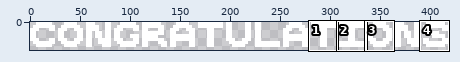
Sprite sheet: OppeSeint_Unity/OppeSeintProject/Assets/Art/CongratsText.png. The picture above shows the old version from afar; the outline marks the close-up.
Close-up. Before the commit:
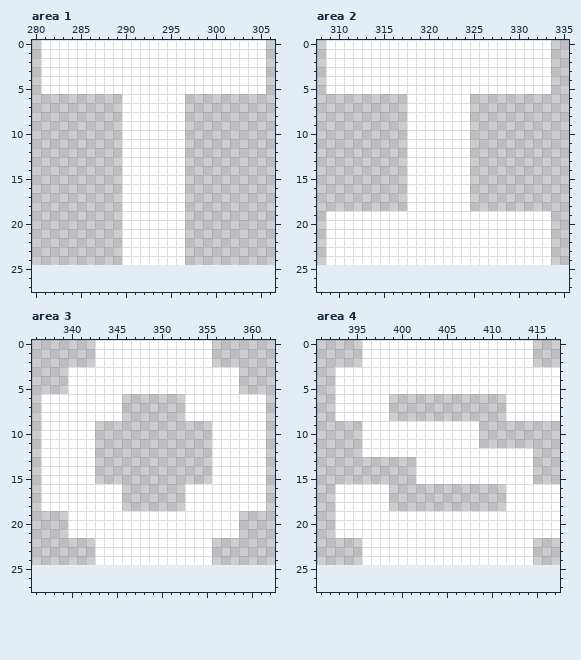
The file is 418x25 pixels. Shown: area 1: x 280..306, y 0..27; area 2: x 308..335, y 0..27; area 3: x 336..362, y 0..27; area 4: x 391..417, y 0..27. The old version is drawn lined up with the new one, on the new canvas. The commit also changed other parts of the picture, which this record leaves out.
Now the later version:
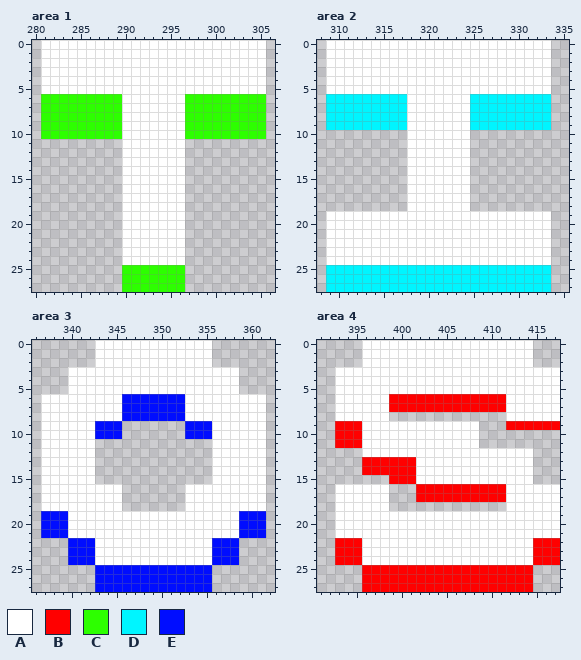
Palette (. is transparent): A #ffffff  B #ff0000  C #2dff00  D #00f5ff  E #000dff
Difference:
canvas 418x25 -> 418x28
Changed rows in their new state; - is an unchanged pixel.
Area 1:
first column x 281:
 6 CCCCCCCCC-------CCCCCCCCC
 7 CCCCCCCCC-------CCCCCCCCC
 8 CCCCCCCCC-------CCCCCCCCC
 9 CCCCCCCCC-------CCCCCCCCC
10 CCCCCCCCC-------CCCCCCCCC
first column x 290:
25 CCCCCCC
26 CCCCCCC
27 CCCCCCC
Area 2:
first column x 309:
 6 DDDDDDDDD-------DDDDDDDDD
 7 DDDDDDDDD-------DDDDDDDDD
 8 DDDDDDDDD-------DDDDDDDDD
 9 DDDDDDDDD-------DDDDDDDDD
first column x 309:
25 DDDDDDDDDDDDDDDDDDDDDDDDD
26 DDDDDDDDDDDDDDDDDDDDDDDDD
27 DDDDDDDDDDDDDDDDDDDDDDDDD
Area 3:
first column x 343:
 6 ---EEEEEEE---
 7 ---EEEEEEE---
 8 ---EEEEEEE---
 9 EEE-------EEE
10 EEE-------EEE
first column x 337:
19 EEE-------------------EEE
20 EEE-------------------EEE
21 EEE-------------------EEE
22 ---EEE-------------EEE---
23 ---EEE-------------EEE---
24 ---EEE-------------EEE---
25 ------EEEEEEEEEEEEE------
26 ------EEEEEEEEEEEEE------
27 ------EEEEEEEEEEEEE------
Area 4:
first column x 393:
 6 ------BBBBBBBBBBBBB------
 7 ------BBBBBBBBBBBBB------
 9 BBB----------------BBBBBB
10 BBB----------------------
11 BBB----------------------
13 ---BBBBBB----------------
14 ---BBBBBB----------------
15 ------BBB----------------
16 ---------BBBBBBBBBB------
17 ---------BBBBBBBBBB------
first column x 393:
22 BBB-------------------BBB
23 BBB-------------------BBB
24 BBB-------------------BBB
25 ---BBBBBBBBBBBBBBBBBBB---
26 ---BBBBBBBBBBBBBBBBBBB---
27 ---BBBBBBBBBBBBBBBBBBB---
